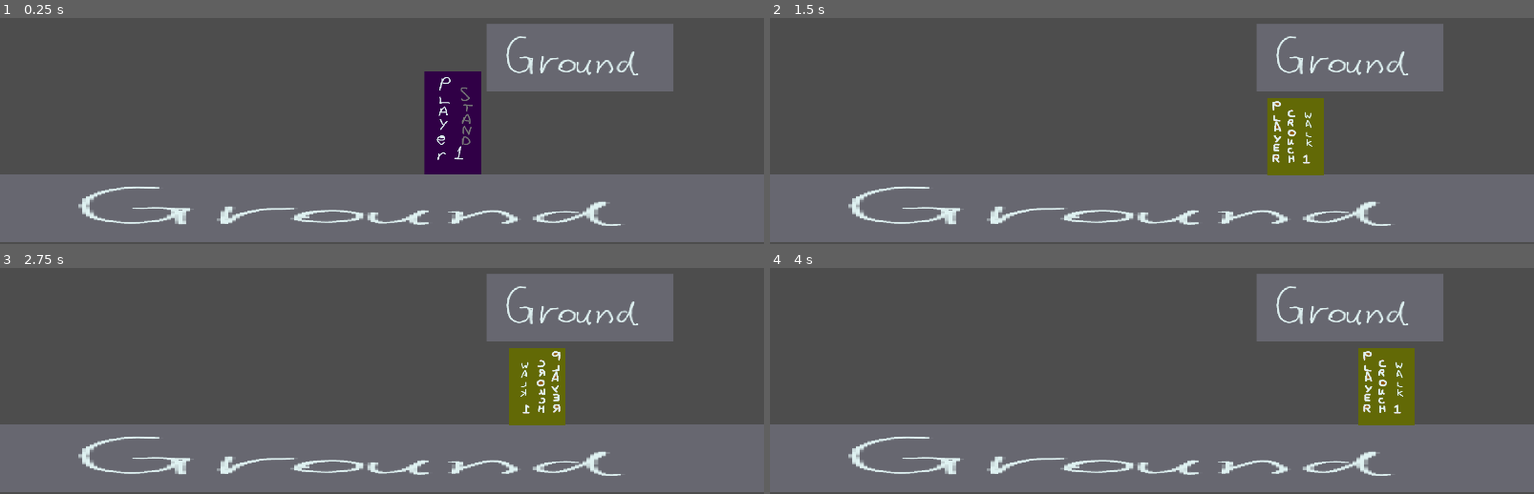
Above: before the commit, frames 1-4 (two rows, left to right).
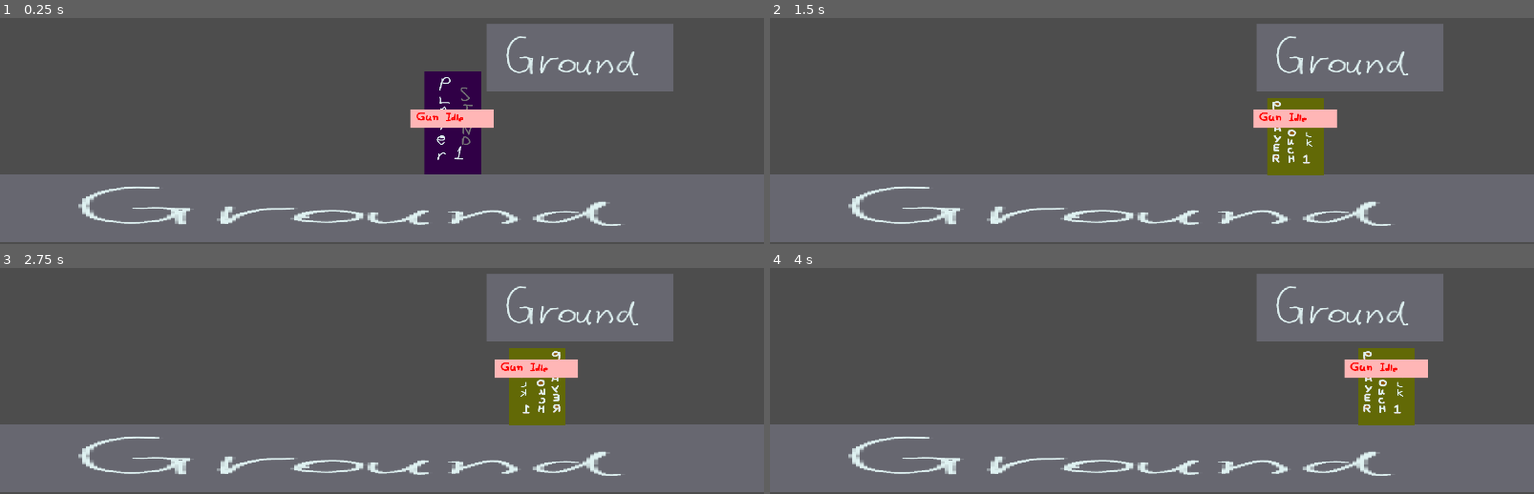
Above: after the commit, the same moments.

Repository: haruo-gabriel/portal2d
Game: Godot game, scene res://Scenes/Main/main.tscn
The game is run twice, just before and just after one commit, with the same random seed, the same clock (stepped at 60 frames per second) and the same inputs.
Inputs:
- Up to frame 1 (0.25 s): no input
- Up to frame 2 (1.5 s): hold Shift (crouch) 0.53-1.28 s; hold D (move_right) from 0.53 s (still down); tap Space (jump) at 0.77 s; tap Shift (crouch) at 1.35 s
- Up to frame 3 (2.75 s): tap Space (jump) at 1.52 s; release D (move_right) at 2.03 s; hold A (move_left) from 2.03 s (still down); hold Shift (crouch) from 2.03 s (still down)
- Up to frame 4 (4 s): release A (move_left) at 2.78 s; release Shift (crouch) at 2.78 s; hold D (move_right) from 2.78 s (still down); tap Shift (crouch) at 2.85 s; tap Space (jump) at 3.02, 3.77 s; hold Shift (crouch) from 3.53 s (still down)

The runs differ from the first frame. In frame 1, 0.9% of the frame differs, in the area x 53-65%, y 40-49%; in frame 2, 0.9%; in frame 3, 0.9%; in frame 4, 0.9%.

Commit message:
Adding a Sprite2d for the gun
Also changing the name of the player~s sprite2d

Diff:
--- a/godot project/Scenes/Player/Player.gd
+++ b/godot project/Scenes/Player/Player.gd
@@ -26,7 +26,7 @@
 const JUMP_BUFFER_TIME: int = 10
 
 @onready var animation: AnimationPlayer = $AnimationPlayer
-@onready var sprite: Sprite2D = $Sprite2D
+@onready var sprite: Sprite2D = $PlayerSprite
 
 @onready var main_hitbox: CollisionShape2D = $NormalHitbox
 @onready var crouched_hitbox: CollisionShape2D = $CrouchedHitbox
--- a/godot project/Scenes/Player/player.tscn
+++ b/godot project/Scenes/Player/player.tscn
@@ -1,9 +1,10 @@
-[gd_scene load_steps=25 format=3 uid="uid://wgnluw24avir"]
+[gd_scene load_steps=26 format=3 uid="uid://wgnluw24avir"]
 
 [ext_resource type="Script" path="res://Scenes/Player/Player.gd" id="1_u12dx"]
 [ext_resource type="Texture2D" uid="uid://ck8lvvm2eut0b" path="res://Scenes/Player/Sprites/Idle (Crouched)/player_idle(crouched)1.png" id="2_fouop"]
 [ext_resource type="Texture2D" uid="uid://bmsafrsjyyyyk" path="res://Scenes/Player/Sprites/Idle/player_idle1.png" id="2_q7oxd"]
 [ext_resource type="Texture2D" uid="uid://dwv0cckmi725n" path="res://Scenes/Player/Sprites/Idle/player_idle2.png" id="3_0ku4g"]
+[ext_resource type="Texture2D" uid="uid://cfynhk1ysl5od" path="res://Scenes/Player/Sprites/Gun/gun_idle.png" id="3_swsmt"]
 [ext_resource type="Texture2D" uid="uid://sgothh3kcjwn" path="res://Scenes/Player/Sprites/Idle/player_idle3.png" id="4_paee3"]
 [ext_resource type="Texture2D" uid="uid://k80msixm5poc" path="res://Scenes/Player/Sprites/Jump/player_jump1.png" id="5_ybnh7"]
 [ext_resource type="Texture2D" uid="uid://crc0yduttu2ap" path="res://Scenes/Player/Sprites/Jump/player_jump2.png" id="6_fdadd"]
@@ -29,7 +30,7 @@
 tracks/0/type = "value"
 tracks/0/imported = false
 tracks/0/enabled = true
-tracks/0/path = NodePath("Sprite2D:texture")
+tracks/0/path = NodePath("PlayerSprite:texture")
 tracks/0/interp = 1
 tracks/0/loop_wrap = true
 tracks/0/keys = {
@@ -46,7 +47,7 @@
 tracks/0/type = "value"
 tracks/0/imported = false
 tracks/0/enabled = true
-tracks/0/path = NodePath("Sprite2D:texture")
+tracks/0/path = NodePath("PlayerSprite:texture")
 tracks/0/interp = 1
 tracks/0/loop_wrap = true
 tracks/0/keys = {
@@ -62,7 +63,7 @@
 tracks/0/type = "value"
 tracks/0/imported = false
 tracks/0/enabled = true
-tracks/0/path = NodePath("Sprite2D:texture")
+tracks/0/path = NodePath("PlayerSprite:texture")
 tracks/0/interp = 1
 tracks/0/loop_wrap = true
 tracks/0/keys = {
@@ -78,7 +79,7 @@
 tracks/0/type = "value"
 tracks/0/imported = false
 tracks/0/enabled = true
-tracks/0/path = NodePath("Sprite2D:texture")
+tracks/0/path = NodePath("PlayerSprite:texture")
 tracks/0/interp = 1
 tracks/0/loop_wrap = true
 tracks/0/keys = {
@@ -95,7 +96,7 @@
 tracks/0/type = "value"
 tracks/0/imported = false
 tracks/0/enabled = true
-tracks/0/path = NodePath("Sprite2D:texture")
+tracks/0/path = NodePath("PlayerSprite:texture")
 tracks/0/interp = 1
 tracks/0/loop_wrap = true
 tracks/0/keys = {
@@ -111,7 +112,7 @@
 tracks/0/type = "value"
 tracks/0/imported = false
 tracks/0/enabled = true
-tracks/0/path = NodePath("Sprite2D:texture")
+tracks/0/path = NodePath("PlayerSprite:texture")
 tracks/0/interp = 1
 tracks/0/loop_wrap = true
 tracks/0/keys = {
@@ -134,10 +135,15 @@
 [node name="Player" type="CharacterBody2D"]
 script = ExtResource("1_u12dx")
 
-[node name="Sprite2D" type="Sprite2D" parent="."]
+[node name="PlayerSprite" type="Sprite2D" parent="."]
 position = Vector2(-0.999999, -102.5)
 scale = Vector2(0.56, 0.51)
 texture = ExtResource("2_fouop")
+
+[node name="GunSprite" type="Sprite2D" parent="."]
+position = Vector2(-1.99998, -111)
+scale = Vector2(0.825, 0.74)
+texture = ExtResource("3_swsmt")
 
 [node name="NormalHitbox" type="CollisionShape2D" parent="."]
 position = Vector2(-0.250031, -102.5)
